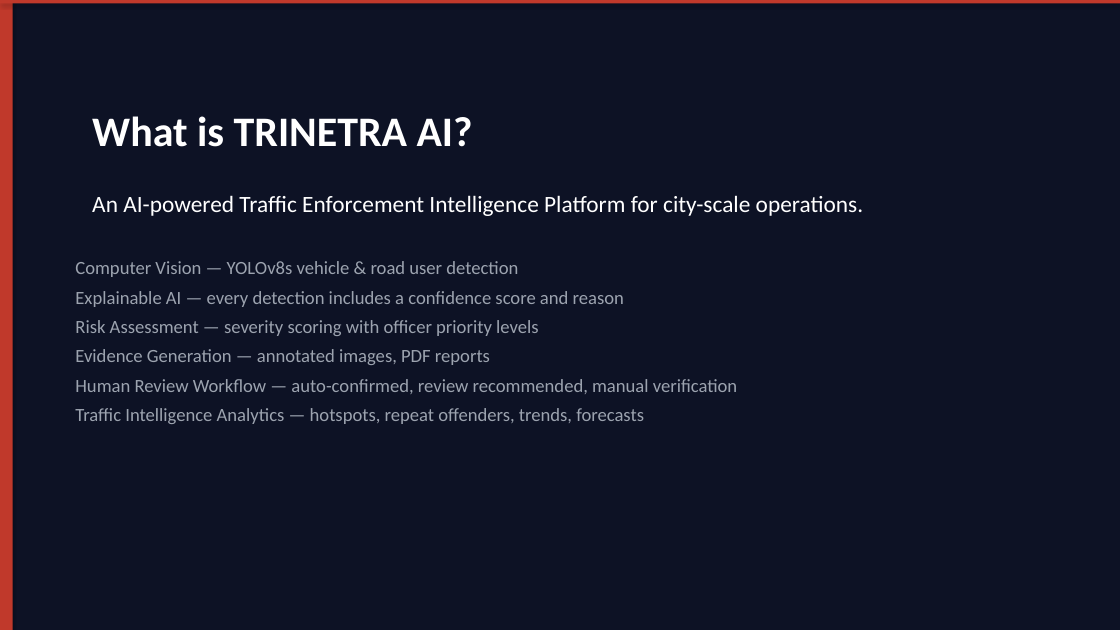
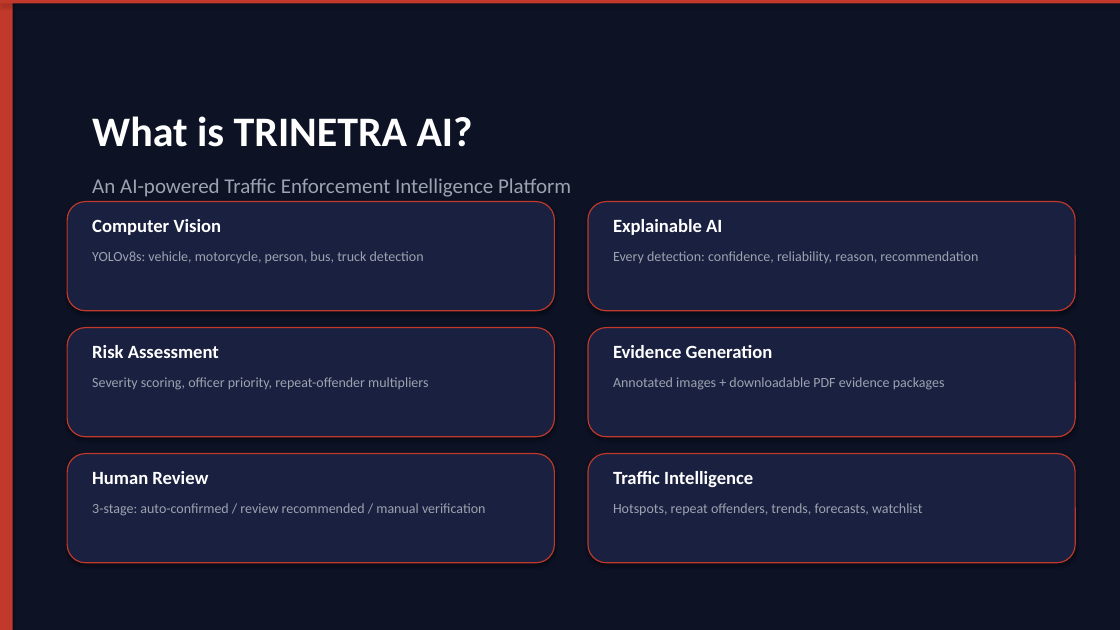
Before and after one commit to vamsi061/trinetra-traffic-ai, a slide deck: slide 4 of TRINETRA_AI_Presentation.pptx. Drawn at 1120x630 pixels with LibreOffice and Linux fonts; fonts in the diff are those of the drawing. Boxes give left, top, right and bottom in pixels: in the first picture for what was removed or moved away, otherwise in the second. Text is boxed around its words. In the diff, an @@ line names an element or a change of style, - is before the commit and + after.

Commit message:
enhanced PPT: 17 slides with validation, differentiation, impact, architecture, judge readiness
- TRINETRA AI In Action: upload, executive summary, violation card, intel center, copilot
- System Validation: 6 metric cards (detection rate, OCR, helmet, review trigger)
- Competitive Differentiation: 10-row comparison table (Traditional CCTV vs Basic Detector vs TRINETRA)
- Bengaluru Impact Analysis: challenge/impact table
- Officer Workflow: 8-step visual flow diagram with icons
- Deployment Fit: how TRINETRA layers onto existing CCTV infrastructure
- Demo Walkthrough: 10-step end-to-end scenario
- Responsible AI: 6 principle cards with accent colors
- Architecture: 9-block pipeline + 4-layer categorization
- Final Judge Impression: capability checklist + closing statement

```diff
--- a/TRINETRA_AI_Presentation.pptx
+++ b/TRINETRA_AI_Presentation.pptx
@@ text at (92, 178, 571, 197): text changed; size 20 to 18 pt; text colour #FFFFFF to #9CA3AF @@
-An AI-powered Traffic Enforcement Intelligence Platform for city-scale operations.
+An AI-powered Traffic Enforcement Intelligence Platform
@@ rounded rectangle added at (67, 202, 555, 311), fill #1A2040, outline #C0392B 1 pt @@
@@ rounded rectangle added at (588, 202, 1075, 311), fill #1A2040, outline #C0392B 1 pt @@
@@ text added at (92, 219, 222, 235), 16 pt, text #FFFFFF, bold @@
+Computer Vision
@@ text added at (613, 219, 722, 235), 16 pt, text #FFFFFF, bold @@
+Explainable AI
@@ text removed at (75, 261, 737, 424) @@
-Computer Vision — YOLOv8s vehicle & road user detection
-Explainable AI — every detection includes a confidence score and reason
-Risk Assessment — severity scoring with officer priority levels
-Evidence Generation — annotated images, PDF reports
-Human Review Workflow — auto-confirmed, review recommended, manual verification
-Traffic Intelligence Analytics — hotspots, repeat offenders, trends, forecasts
@@ text added at (92, 251, 424, 263), 12 pt, text #9CA3AF @@
+YOLOv8s: vehicle, motorcycle, person, bus, truck detection
@@ text added at (613, 251, 978, 263), 12 pt, text #9CA3AF @@
+Every detection: confidence, reliability, reason, recommendation
@@ rounded rectangle added at (67, 328, 555, 437), fill #1A2040, outline #C0392B 1 pt @@
@@ rounded rectangle added at (588, 328, 1075, 437), fill #1A2040, outline #C0392B 1 pt @@
@@ text added at (92, 345, 219, 358), 16 pt, text #FFFFFF, bold @@
+Risk Assessment
@@ text added at (613, 345, 773, 358), 16 pt, text #FFFFFF, bold @@
+Evidence Generation
@@ text added at (92, 377, 428, 390), 12 pt, text #9CA3AF @@
+Severity scoring, officer priority, repeat-offender multipliers
@@ text added at (613, 377, 945, 390), 12 pt, text #9CA3AF @@
+Annotated images + downloadable PDF evidence packages
@@ rounded rectangle added at (67, 454, 555, 563), fill #1A2040, outline #C0392B 1 pt @@
@@ text added at (92, 471, 208, 484), 16 pt, text #FFFFFF, bold @@
+Human Review
@@ rounded rectangle added at (588, 454, 1075, 563), fill #1A2040, outline #C0392B 1 pt @@
@@ text added at (613, 471, 753, 487), 16 pt, text #FFFFFF, bold @@
+Traffic Intelligence
@@ text added at (92, 503, 486, 516), 12 pt, text #9CA3AF @@
+3-stage: auto-confirmed / review recommended / manual verification
@@ text added at (613, 503, 923, 515), 12 pt, text #9CA3AF @@
+Hotspots, repeat offenders, trends, forecasts, watchlist
```
Also in this commit, not shown: 7 other slides changed, 9 slides added, 6 slides removed.
